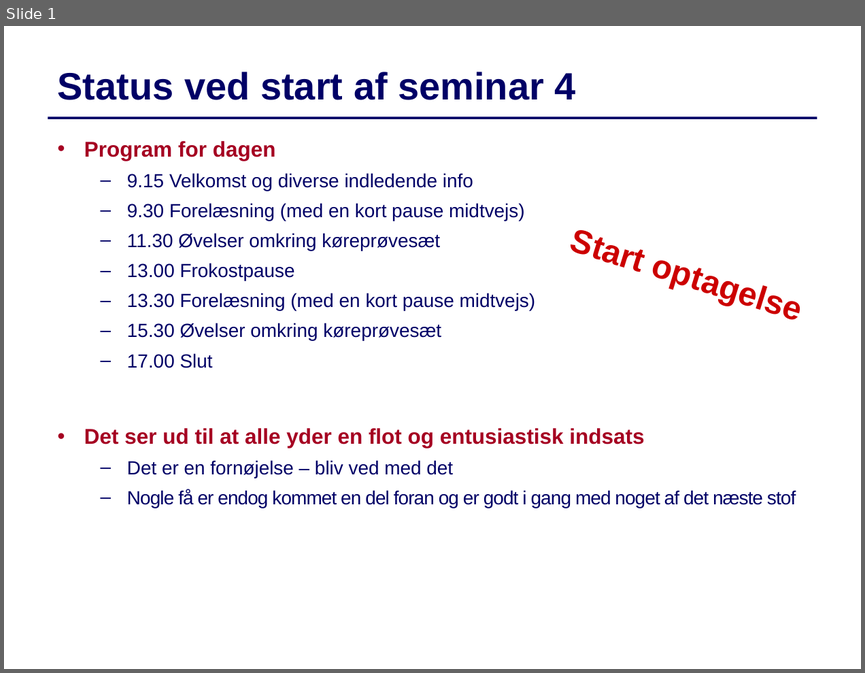
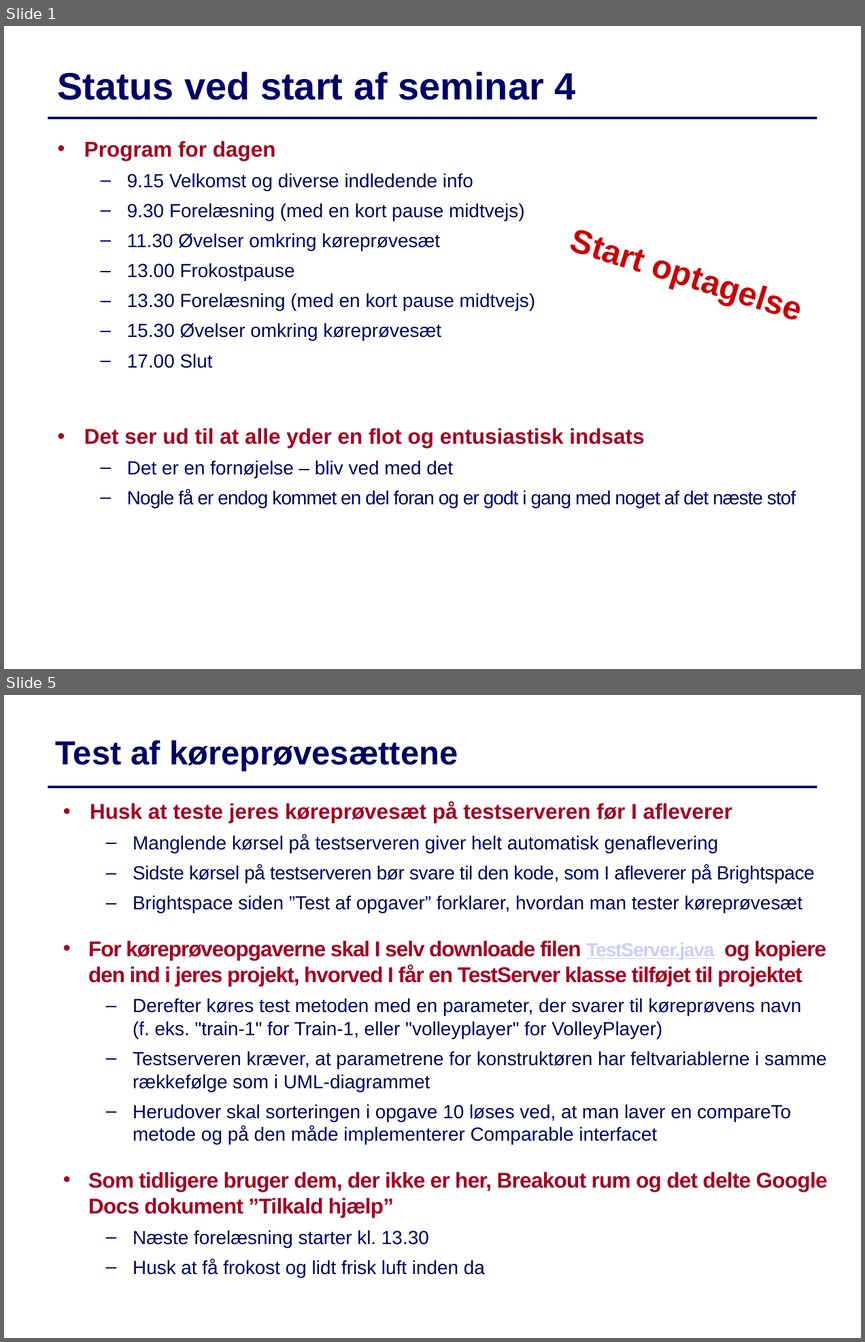
Before and after one commit to IntProgAU/Materiale, a slide deck: web/g24/status/Status4.pptx. Shown one above the other, each under a label of ours: slide 1 before the commit, slides 1 and 5 after it; the slides between them are not shown. The pictures are 865x673 and 865x1342 pixels, drawn with LibreOffice and Linux fonts; fonts in the diff are those of the drawing. Boxes give left, top, right and bottom in pixels: in the first picture for what was removed or moved away, otherwise in the second. Text is boxed around its words. In the diff, an @@ line names an element or a change of style, - is before the commit and + after.

```diff
--- a/web/g24/status/Status4.pptx
+++ b/web/g24/status/Status4.pptx
@@ slide 5 added at (x1=4, y1=695, x2=861, y2=1338), background #FFFFFF; not listed: 1 template element that a slide beside it also shows @@
@@ text added at (x1=56, y1=740, x2=458, y2=771), 28 pt, text #000066, bold @@
+Test af køreprøvesættene
@@ text added at (x1=88, y1=802, x2=827, y2=1247), 16 pt, text #000066 @@
+• Husk at teste jeres køreprøvesæt på testserveren før I afleverer
+  – Manglende kørsel på testserveren giver helt automatisk genaflevering
+  – Sidste kørsel på testserveren bør svare til den kode, som I afleverer på Brightspace
+  – Brightspace siden ”Test af opgaver” forklarer, hvordan man tester køreprøvesæt
+  • For køreprøveopgaverne skal I selv downloade filen TestServer.java og kopiere den ind i jeres projekt, hvorved I får en TestServer klasse tilføjet til projektet
+  – Derefter køres test metoden med en parameter, der svarer til køreprøvens navn
+    (f. eks. "train-1" for Train-1, eller "volleyplayer" for VolleyPlayer)
+  – Testserveren kræver, at parametrene for konstruktøren har feltvariablerne i samme rækkefølge som i UML-diagrammet
+  – Herudover skal sorteringen i opgave 10 løses ved, at man laver en compareTo metode og på den måde implementerer Comparable interfacet
+  • Som tidligere bruger dem, der ikke er her, Breakout rum og det delte Google Docs dokument ”Tilkald hjælp”
+  – Næste forelæsning starter kl. 13.30
+  – Husk at få frokost og lidt frisk luft inden da
```
Also in this commit, not shown: 3 slides changed.
